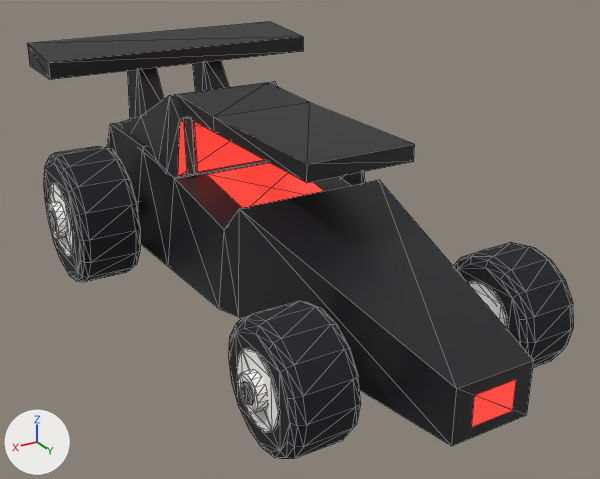
Two versions of the glTF model models/cars/yarisci.glb, one commit apart.
Before and after are seen from a camera (50 mm lens) standing at (2.27, 3.98, 2.39) and looking at (-0.03, 0.14, 0.47). Every picture has the same lights, and +X, +Y and +Z are marked at lower left. The first picture is the older version. Mesh edges are drawn as thin lines. Vertices at exactly the same position are counted once.

Objects in the first picture: 'body', 'wheel_FL', 'wheel_FR', 'wheel_RL', 'wheel_RR'.
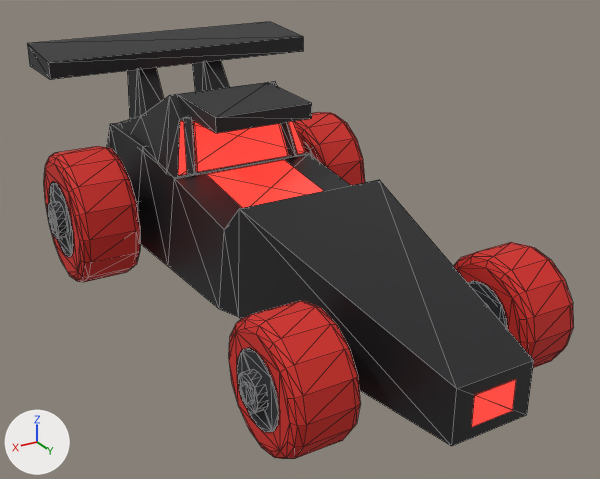
Changed parts and their boxes (x1, y1, x2, y2) in the pictures (600 x 479 px; the box of a moved part takes in the faces that stretch with it):
'wheel_FR', recoloured, reshaped (dark grey to red): (229, 301, 361, 459) in both
'wheel_RR', recoloured, reshaped (dark grey to red): (44, 146, 140, 282) in both
'wheel_FL', recoloured, reshaped (black to red): (454, 242, 574, 368) in both
'wheel_RL', recoloured (black to red): (340, 172, 365, 185) in both
part 1 of me_body, cut back: before (178, 82, 415, 183); after (178, 82, 312, 134)
part 2 of me_wheel_fl, moved or reshaped: (467, 281, 507, 328) in both
part 3 of me_wheel_fl, recoloured (white to dark grey): (467, 281, 507, 319) in both
part 4 of me_wheel_fr, moved or reshaped: (237, 348, 279, 433) in both
part 5 of me_wheel_fr, moved or reshaped (not visible before): after (238, 370, 267, 413)
part 6 of me_wheel_fr, recoloured (white to dark grey): (237, 348, 279, 433) in both
part 7 of me_wheel_rr, moved or reshaped: before (47, 182, 74, 257); after (49, 182, 74, 257)
part 8 of me_wheel_rr, moved or reshaped (not visible before): after (47, 201, 66, 237)
part 9 of me_wheel_rr, recoloured (white to dark grey): (49, 182, 74, 257) in both

Diff of the bpy script that builds the scene:
```diff
--- a/models/cars/yarisci.glb.py
+++ b/models/cars/yarisci.glb.py
@@ mat_tire @@
 mat_tire = principled_material('Tire')
-mat_tire.base_color = (0.0116, 0.0123, 0.0143)  # black #1c1d20
+mat_tire.base_color = (0.638, 0.022, 0.0153)  # red #d12921
 mat_tire.roughness = 0.95
@@ me_body @@
 # used by ob_body; location = (0.0, 0.0, 0.0)
-me_body.from_pydata(...)  # 148 vertices, 228 faces; spans x -0.94..0.94, y -1.81..1.82, z 0.19..1.4
+me_body.from_pydata(...)  # 144 vertices, 220 faces; spans x -0.94..0.94, y -1.81..1.82, z 0.19..1.4
+# me_body part 1
+# 8 vertices are removed from x -0.32..0.32, y -0.22..0.79, z 1.08..1.17
+# 18 faces are deleted
+# 4 vertices are added at (-0.32, -0.2, 1.08), (0.32, -0.2, 1.08), (0.32, -0.2, 1.17), (-0.32, -0.2, 1.17)
+# 10 new faces join them, mat_paint (black #1c1c1f)
 me_body.materials.append(mat_paint)
@@ me_wheel_fl @@
 me_wheel_fl.from_pydata(...)  # 256 vertices, 484 faces; spans x -0.228..0.228, y -0.332..0.332, z -0.332..0.332
 # used by ob_wheel_fl; location = (-0.652, 1.205, 0.332)
+# me_wheel_fl part 2: 64 of 256 vertices moved; they spanned x 0.168..0.222, y -0.193..0.193, z -0.193..0.193 and now span x -0.228..0.222, y -0.193..0.193, z -0.193..0.193; mean shift (-0.105, 0.003, -0.015); largest move (0.178, -0.179, -0.074) -> (-0.218, 0.038, 0.038)
+# me_wheel_fl part 3: 208 faces spanning x -0.228..0.222, y -0.193..0.193, z -0.193..0.193 switch from mat_hub (white #fbfaf7) to mat_dark (dark grey #2a2c30)
 me_wheel_fl.materials.append(mat_tire)
@@ me_wheel_fr @@
 me_wheel_fr.from_pydata(...)  # 256 vertices, 484 faces; spans x -0.228..0.228, y -0.332..0.332, z -0.332..0.332
 # used by ob_wheel_fr; location = (0.652, 1.205, 0.332)
+# me_wheel_fr part 4: 64 of 256 vertices moved; they spanned x 0.168..0.222, y -0.193..0.193, z -0.193..0.193 and now span x -0.228..0.222, y -0.193..0.193, z -0.193..0.193; mean shift (-0.105, 0.003, -0.015); largest move (0.178, -0.179, -0.074) -> (-0.218, 0.038, 0.038)
+# me_wheel_fr part 5: 16 of 256 vertices moved; they spanned x -0.228..-0.218, y -0.054..0.054, z -0.054..0.054 and now span x 0.171..0.222, y -0.094..0.087, z 0.0..0.094; mean shift (0.42, -0.012, 0.059); largest move (-0.218, 0.054, 0.0) -> (0.222, -0.094, 0.0)
+# me_wheel_fr part 6: 208 faces spanning x -0.228..0.222, y -0.193..0.193, z -0.193..0.193 switch from mat_hub (white #fbfaf7) to mat_dark (dark grey #2a2c30)
 me_wheel_fr.materials.append(mat_tire)
@@ me_wheel_rr @@
 me_wheel_rr.from_pydata(...)  # 256 vertices, 484 faces; spans x -0.254..0.254, y -0.423..0.423, z -0.423..0.423
 # used by ob_wheel_rr; location = (0.848, -1.022, 0.422)
+# me_wheel_rr part 7: 64 of 256 vertices moved; they spanned x 0.189..0.248, y -0.246..0.246, z -0.246..0.246 and now span x -0.254..0.248, y -0.246..0.246, z -0.246..0.246; mean shift (-0.117, 0.004, -0.019); largest move (0.199, -0.227, -0.094) -> (-0.244, 0.049, 0.049)
+# me_wheel_rr part 8: 16 of 256 vertices moved; they spanned x -0.254..-0.244, y -0.069..0.069, z -0.069..0.069 and now span x 0.192..0.248, y -0.119..0.11, z 0.0..0.119; mean shift (0.468, -0.015, 0.075); largest move (-0.244, 0.069, 0.0) -> (0.248, -0.119, 0.0)
+# me_wheel_rr part 9: 208 faces spanning x -0.254..0.248, y -0.246..0.246, z -0.246..0.246 switch from mat_hub (white #fbfaf7) to mat_dark (dark grey #2a2c30)
 me_wheel_rr.materials.append(mat_tire)
```
